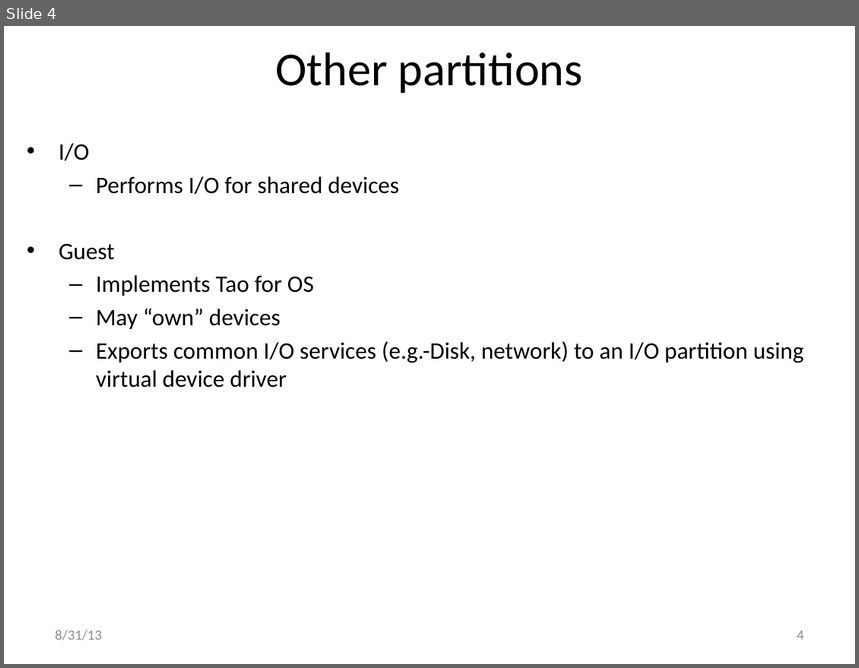
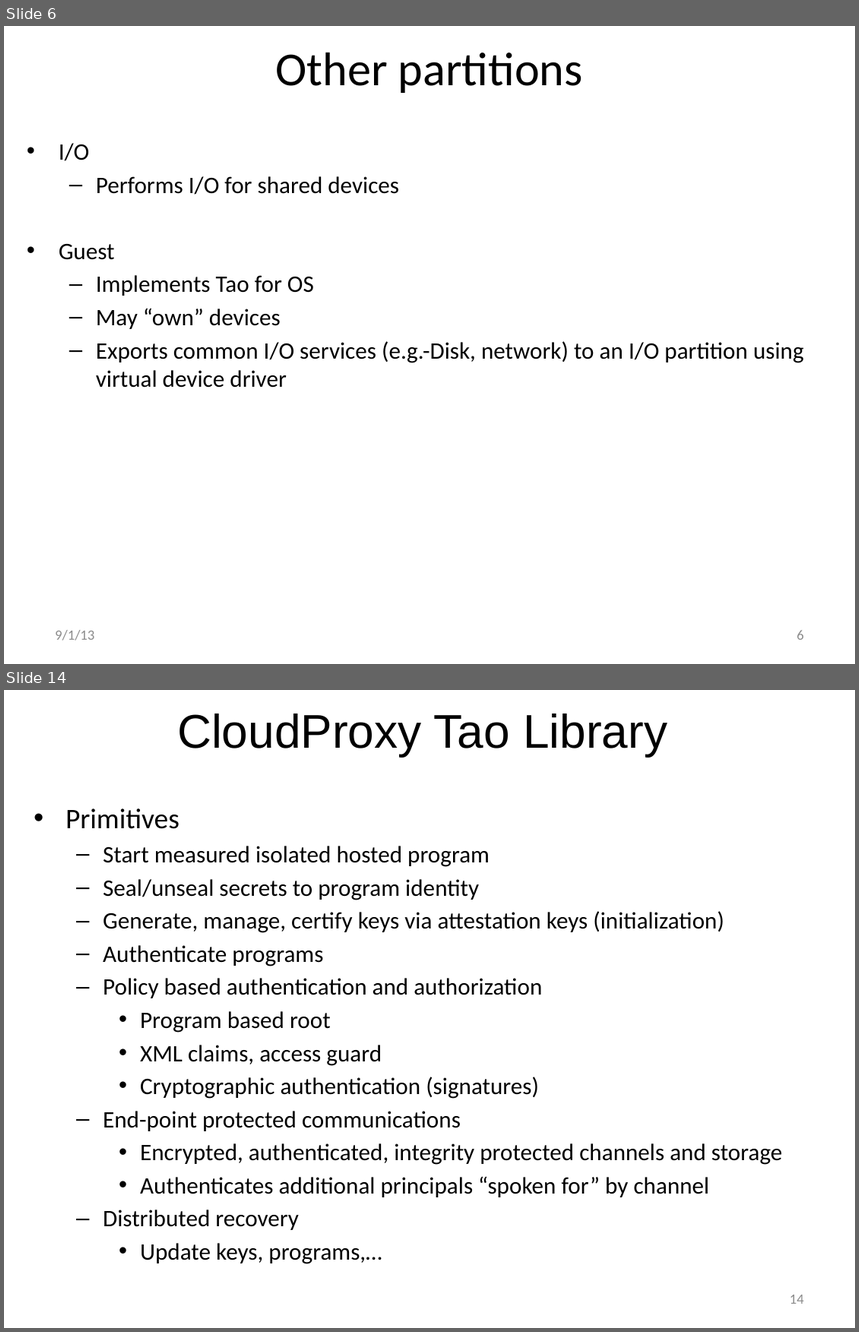
Before and after one commit to jlmucb/cloudproxy, a slide deck: Doc/Hypervisor.pptx. Shown one above the other, each under a label of ours: slide 4 before the commit, slides 6 and 14 after it; the slides between them are not shown. The pictures are 859x668 and 859x1332 pixels, drawn with LibreOffice and Linux fonts; fonts in the diff are those of the drawing. Boxes give left, top, right and bottom in pixels: in the first picture for what was removed or moved away, otherwise in the second. Text is boxed around its words. In the diff, an @@ line names an element or a change of style, - is before the commit and + after.

```diff
--- a/Doc/Hypervisor.pptx
+++ b/Doc/Hypervisor.pptx
@@ slide 14 added at (4, 690, 855, 1328), background #FFFFFF @@
@@ title added at (177, 714, 667, 756), 40 pt, text #000000 @@
+CloudProxy Tao Library
@@ text added at (66, 809, 782, 1265), 20 pt, text #000000 @@
+• Primitives
+  – Start measured isolated hosted program
+  – Seal/unseal secrets to program identity
+  – Generate, manage, certify keys via attestation keys (initialization)
+  – Authenticate programs
+  – Policy based authentication and authorization
+    • Program based root
+    • XML claims, access guard
+    • Cryptographic authentication (signatures)
+  – End-point protected communications
+    • Encrypted, authenticated, integrity protected channels and storage
+    • Authenticates additional principals “spoken for” by channel
+  – Distributed recovery
+    • Update keys, programs,…
@@ page number added at (790, 1295, 804, 1304), 12 pt, text #8C8C8C @@
+14
@@ what was slide 4 is now slide 6 @@
@@ slide 6 changed as well @@
@@ text at (55, 630, 94, 641): text changed @@
-8/31/13
+9/1/13
@@ page number at (797, 630, 804, 640): text changed @@
-4
+6
```
Also in this commit, not shown: 3 other slides changed, 9 other slides added, 4 other files.
